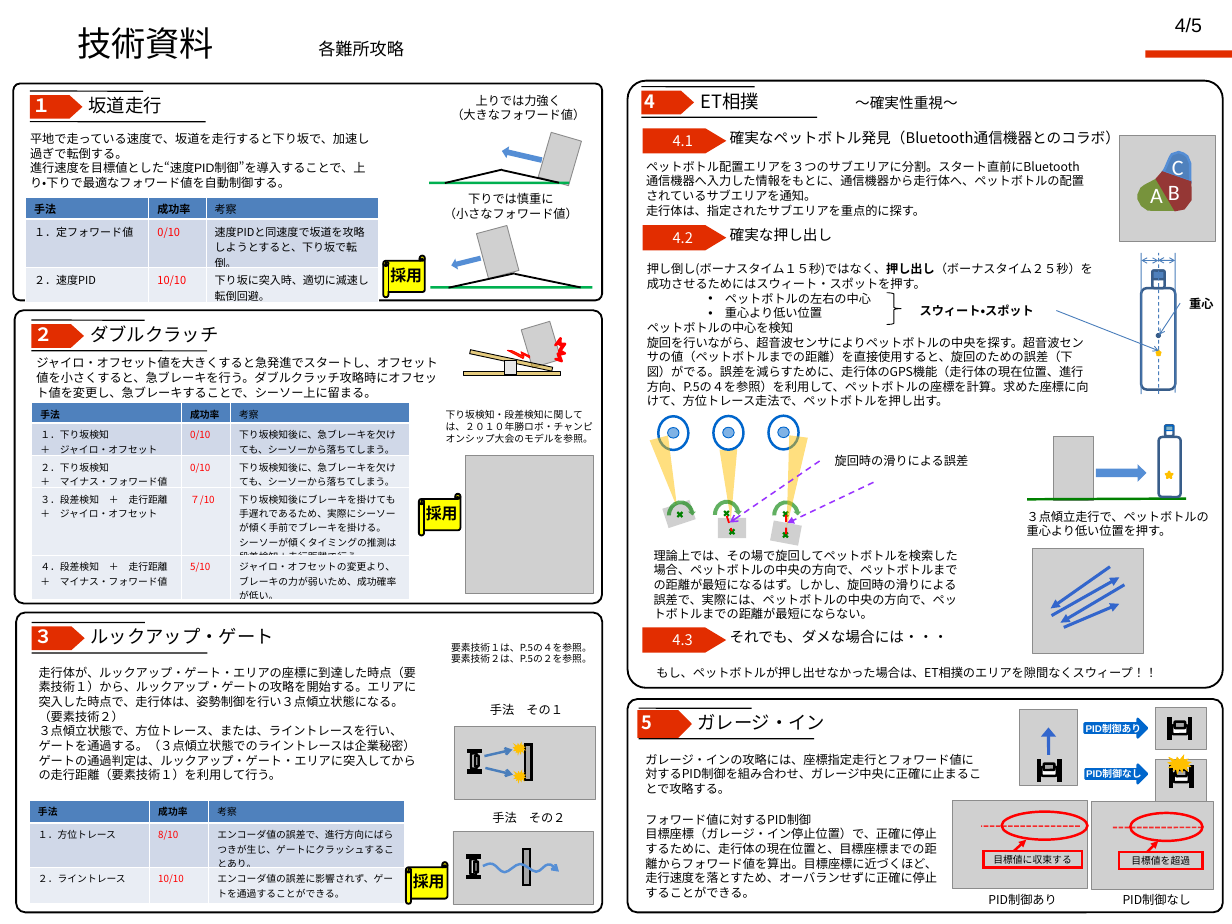
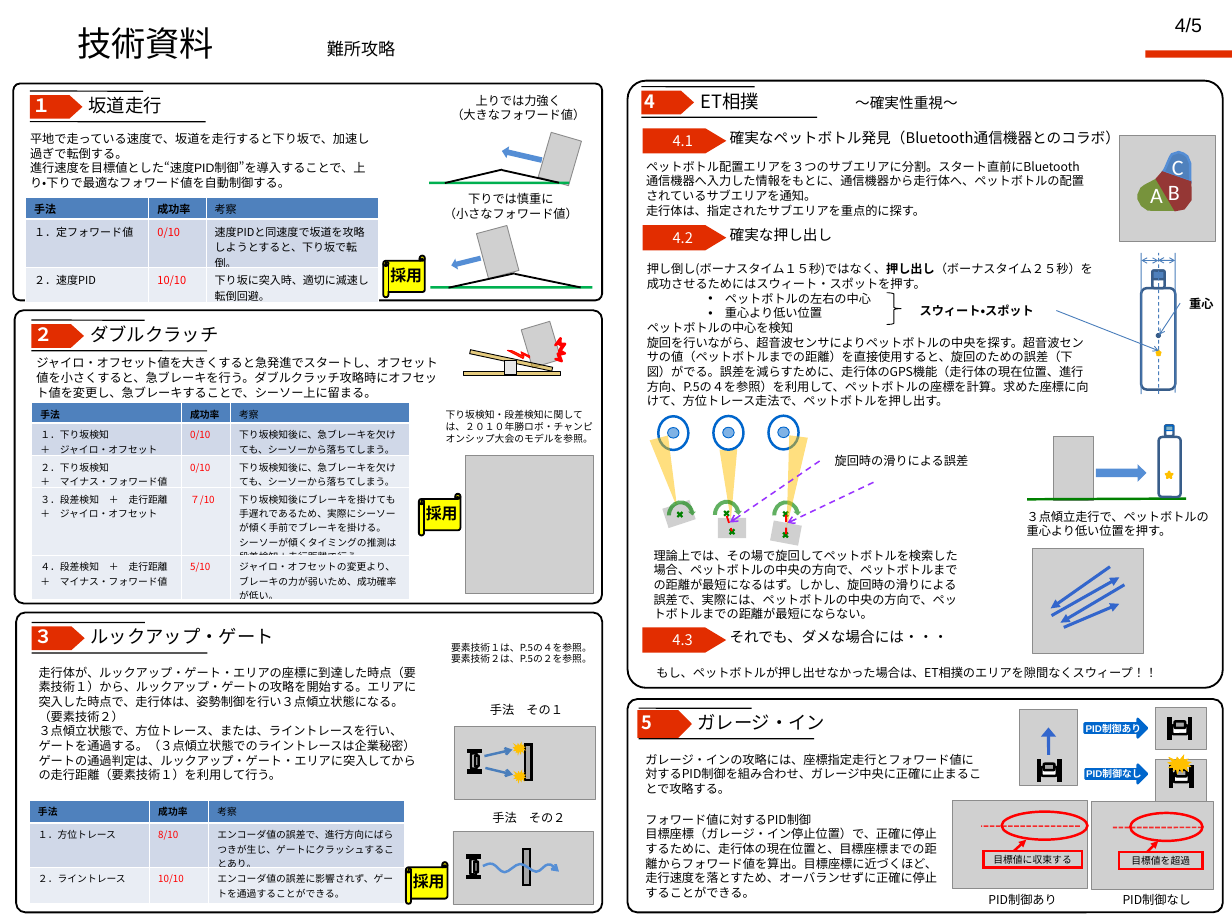
Before and after one commit to jrits/model2011, a slide deck: slide 1 of model_4/222_hamarobo_model_4.ppt. Drawn at 1232x924 pixels with LibreOffice and Linux fonts; fonts in the diff are those of the drawing; grey boxes stand for pictures; background and template pictures are left out. Boxes give left, top, right and bottom in pixels: in the first picture for what was removed or moved away, otherwise in the second. Text is boxed around its words. In the diff, an @@ line names an element or a change of style, - is before the commit and + after.

Commit message:
レビューでの指摘事項を修正。

```diff
--- a/model_4/222_hamarobo_model_4.ppt
+++ b/model_4/222_hamarobo_model_4.ppt
@@ text at (x1=327, y1=40, x2=396, y2=57): text changed @@
-各難所攻略
+難所攻略
```
